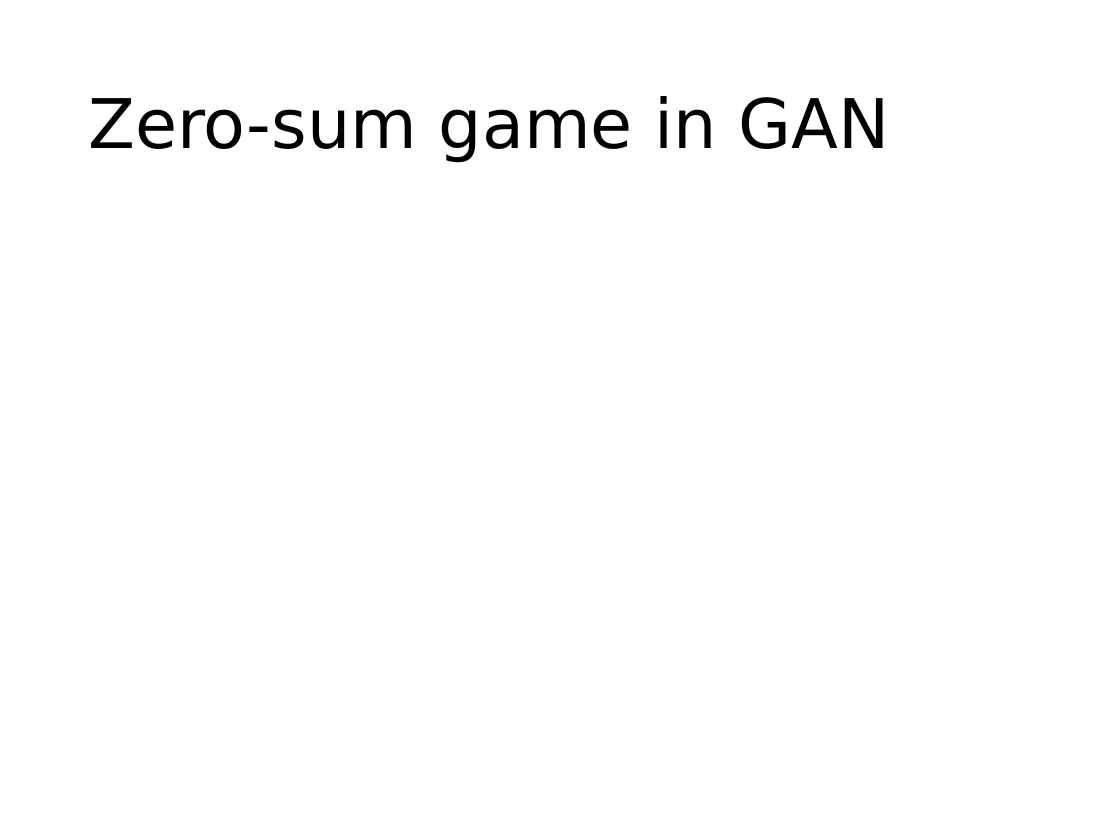
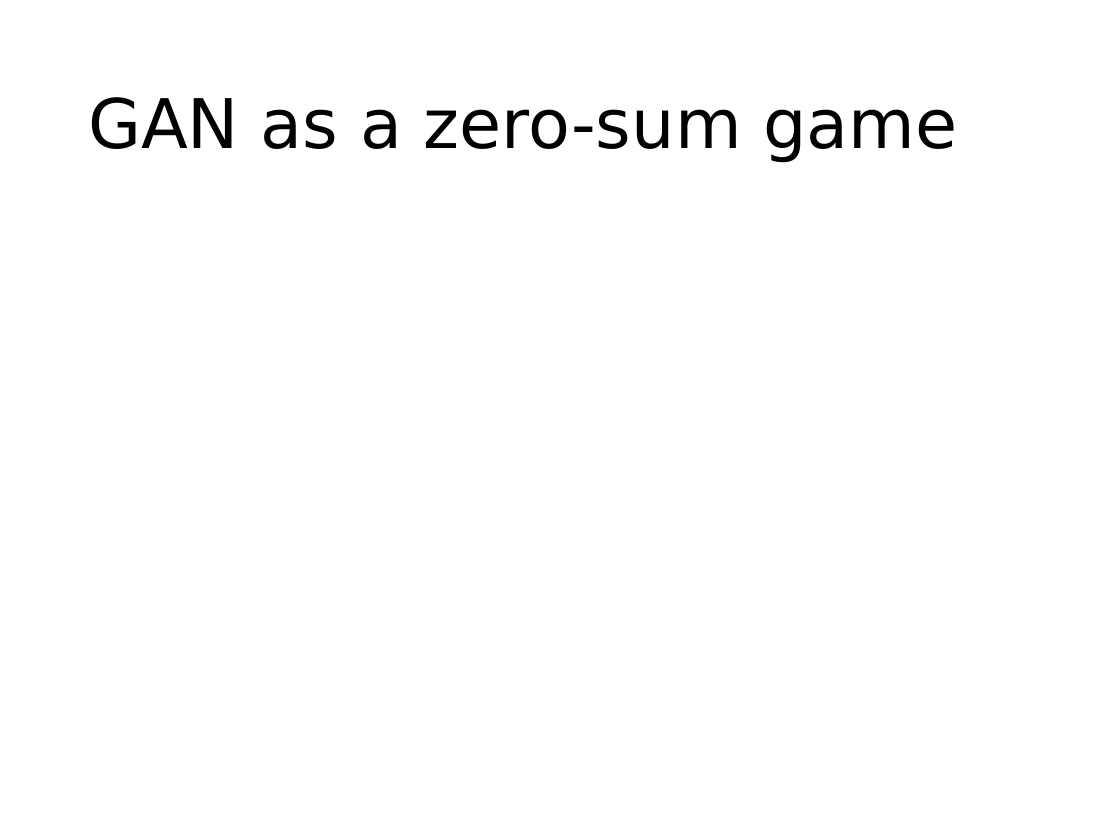
Before and after one commit to phywjs/phywjs.github.io, a slide deck: slide 6 of AIS5103/ML-slide-10.pptx (slide 5 before the commit). Drawn at 1120x840 pixels with LibreOffice and Linux fonts; fonts in the diff are those of the drawing; grey boxes stand for pictures. Boxes give left, top, right and bottom in pixels: in the first picture for what was removed or moved away, otherwise in the second. Text is boxed around its words. In the diff, an @@ line names an element or a change of style, - is before the commit and + after.

```diff
--- a/AIS5103/ML-slide-10.pptx
+++ b/AIS5103/ML-slide-10.pptx
@@ title at (x1=88, y1=97, x2=957, y2=163): text changed @@
-Zero-sum game in GAN
+GAN as a zero-sum game
```
Also in this commit, not shown: 6 other slides changed, 3 slides added, 1 slide removed, 3 other files.
